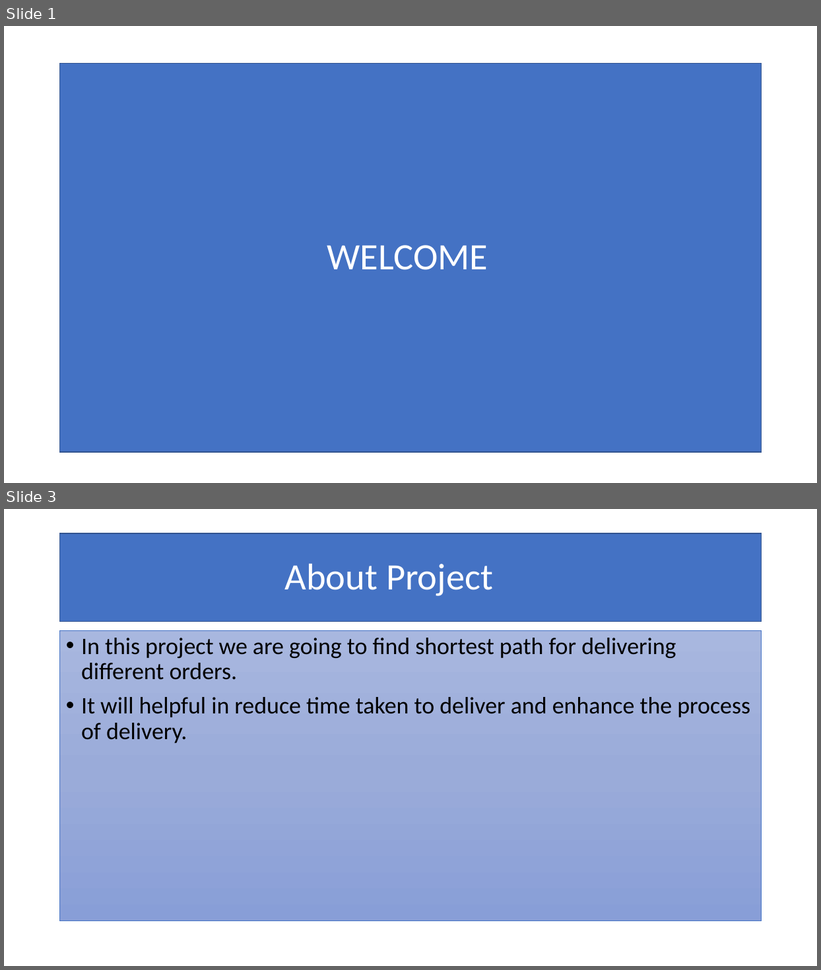
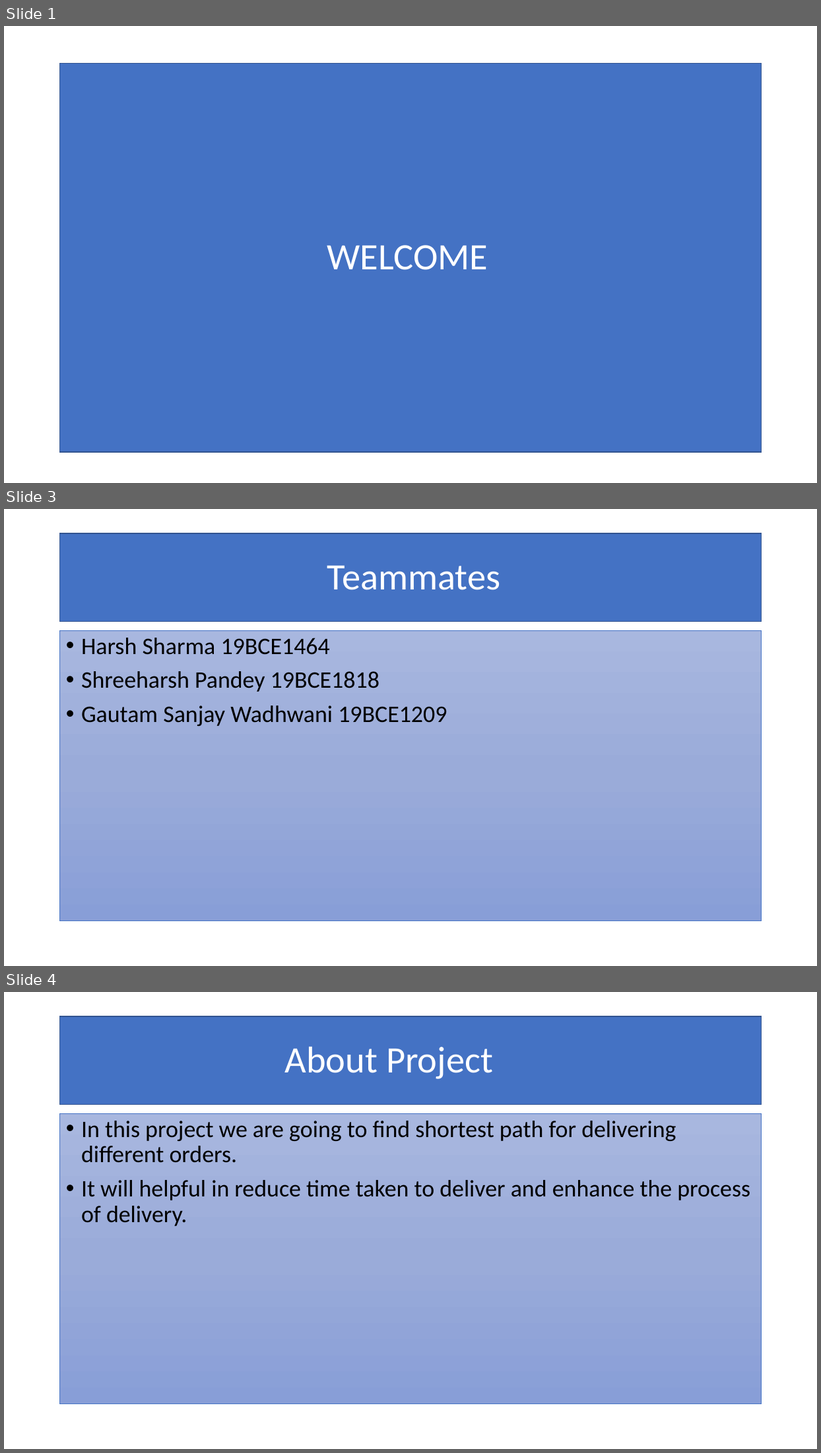
Before and after one commit to gautamsw5/Delivery-management-system, a slide deck: DSA Project review.pptx. Shown one above the other, each under a label of ours: slides 1 and 3 before the commit, slides 1, 3 and 4 after it; the slides between them are not shown. The pictures are 821x970 and 821x1453 pixels, drawn with LibreOffice and Linux fonts; fonts in the diff are those of the drawing. Boxes give left, top, right and bottom in pixels: in the first picture for what was removed or moved away, otherwise in the second. Text is boxed around its words. In the diff, an @@ line names an element or a change of style, - is before the commit and + after.

```diff
--- a/DSA Project review.pptx
+++ b/DSA Project review.pptx
@@ slide 3 added at (4, 509, 817, 966), background #FFFFFF @@
@@ title added at (60, 533, 762, 622), fill #4472C4, outline #325491 1 pt, 44 pt, text #FFFFFF @@
+Teammates
@@ text added at (60, 631, 762, 921), fill gradient #A8B7DF to #9AABD9 to #889ED7, outline #4472C4 0.5 pt, 28 pt, text #000000 @@
+• Harsh Sharma 19BCE1464
+• Shreeharsh Pandey 19BCE1818
+• Gautam Sanjay Wadhwani 19BCE1209
@@ what was slide 3 is now slide 4 @@
```
Also in this commit, not shown: 2 slides changed, 1 other file.
